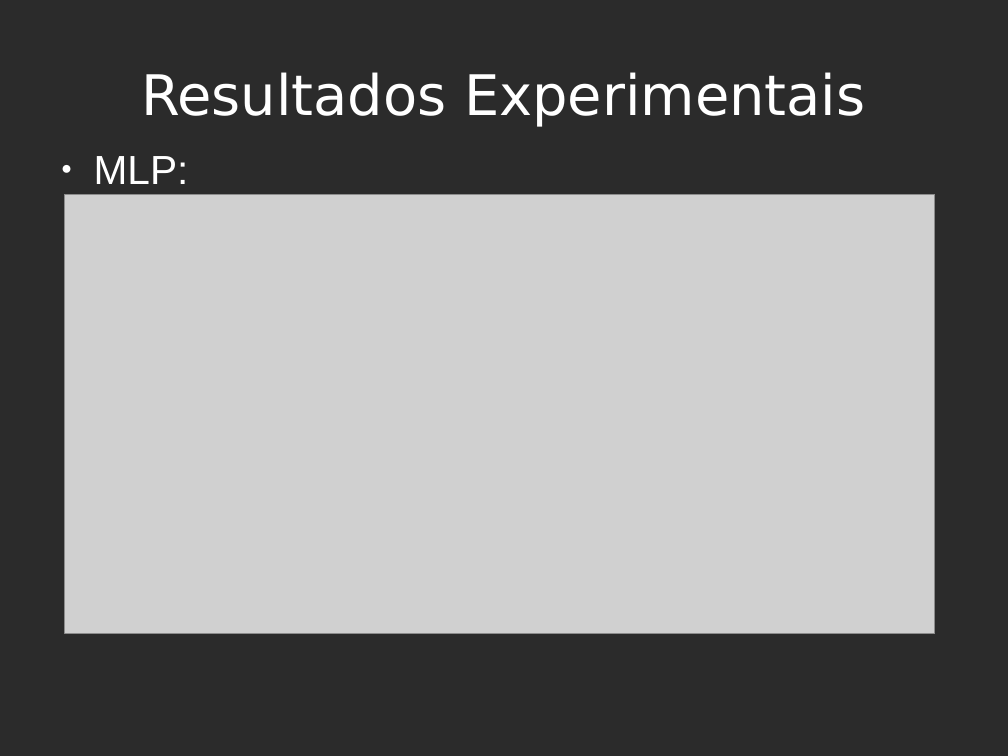
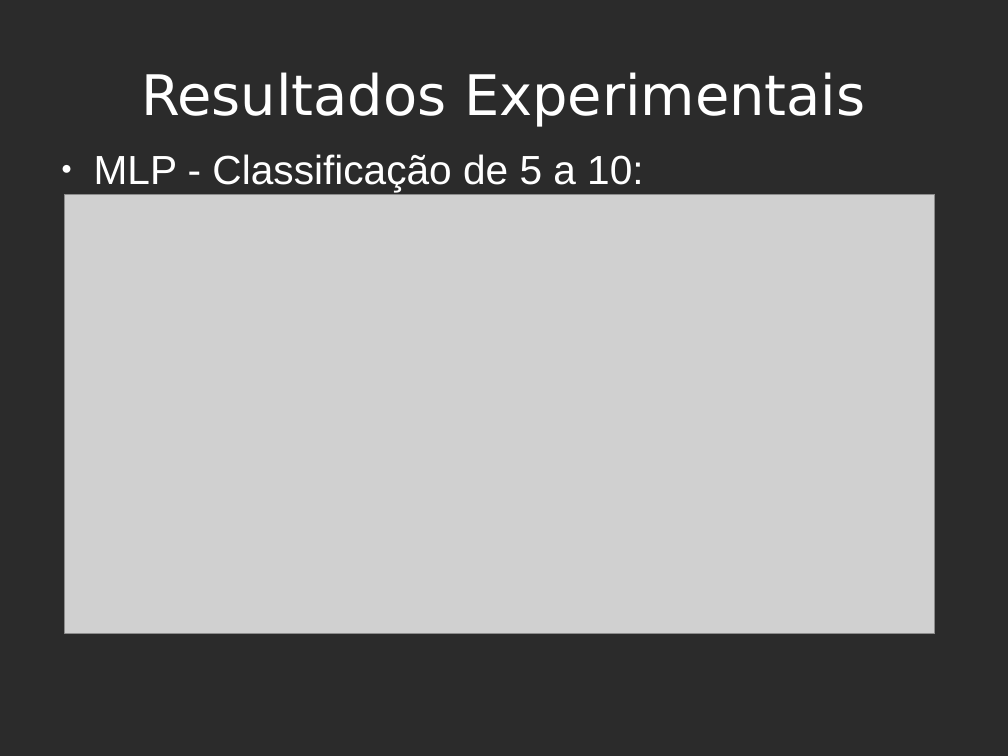
Before and after one commit to sdkgit123/RNA-atv3, a slide deck: slide 17 of RNA-apresentacao.odp (slide 15 before the commit). Drawn at 1008x756 pixels with LibreOffice and Linux fonts; fonts in the diff are those of the drawing; grey boxes stand for pictures; background and template pictures are left out; a plain dark background stands for a picture behind light text. Boxes give left, top, right and bottom in pixels: in the first picture for what was removed or moved away, otherwise in the second. Text is boxed around its words. In the diff, an @@ line names an element or a change of style, - is before the commit and + after.

```diff
--- a/RNA-apresentacao.odp
+++ b/RNA-apresentacao.odp
@@ text at <box>94,154,643,192</box>: text changed @@
-● MLP:
+● MLP - Classificação de 5 a 10:
```
Also in this commit, not shown: 10 other slides changed, 9 slides added, 1 other file.
